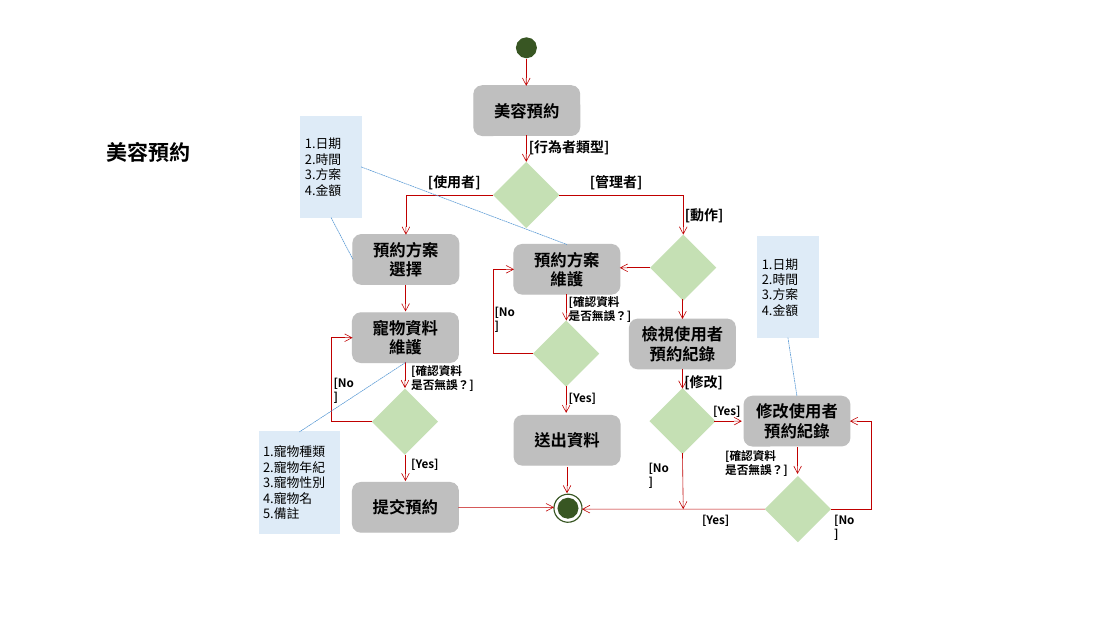
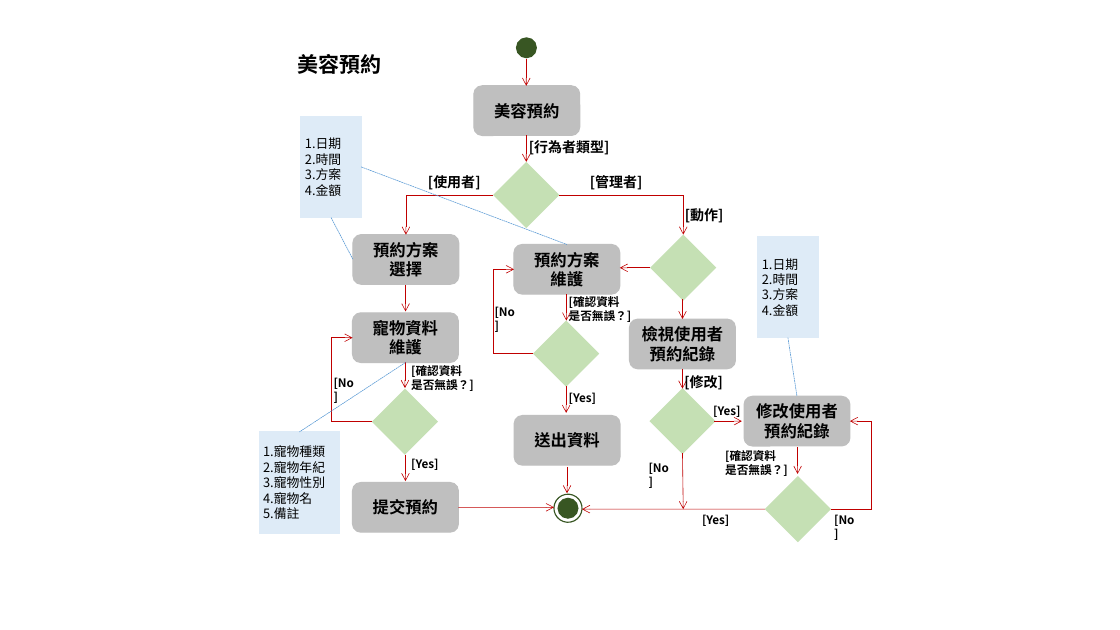
Before and after one commit to gnshiun/WebProject, a slide deck: slide 3 of 01_document/05_活動圖/活動圖-許.pptx. Drawn at 1120x630 pixels with LibreOffice and Linux fonts; fonts in the diff are those of the drawing. Boxes give left, top, right and bottom in pixels: in the first picture for what was removed or moved away, otherwise in the second. Text is boxed around its words. In the diff, an @@ line names an element or a change of style, - is before the commit and + after.

```diff
--- a/01_document/05_活動圖/活動圖-許.pptx
+++ b/01_document/05_活動圖/活動圖-許.pptx
@@ text "美容預約": place and size @@
-text "美容預約" at <box>107,142,191,162</box>
+text "美容預約" at <box>297,54,381,74</box>
```
Also in this commit, not shown: 2 other slides changed, 5 other files.
